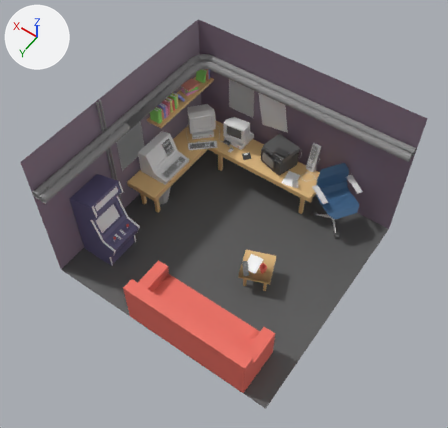
The Blender file demos/inky-panel/src/assets/hacker_room.blend as it was, and as the next commit left it.
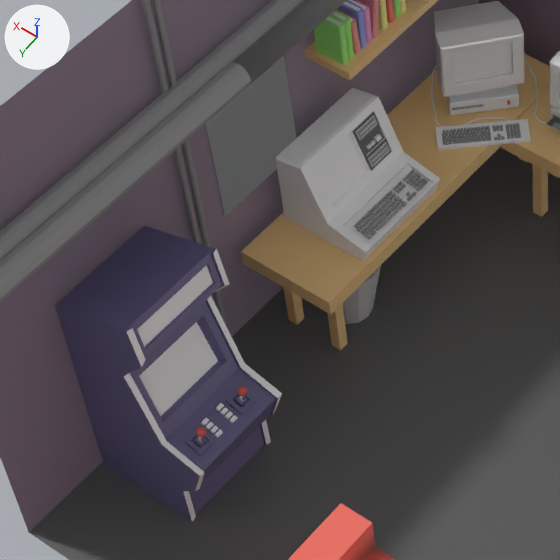
Old and new are each drawn whole from a 50 mm lens placed at (-3.61, 5.24, 8.6), pointed at (-0.17, 0.43, 1.04) and again close up on the part from 12% to 51% of the width and 24% to 65% of the height. Lighting does not change. The marker at upper left points along +X, +Y and +Z.

Names of what the first close-up shows: 'Arcade.001', 'Books_Plane.001', 'Ceiling.001', 'Ceiling.002', 'Computer.Old.001', 'Computer.Old.Button.001', 'Computer.Old.Screen.001', 'Couch.001', 'Keyboard.001', 'Monitor2.001', 'Poster.003', 'Room.Wall.001', 'Table1_Plane', 'Table2_Plane.009'.
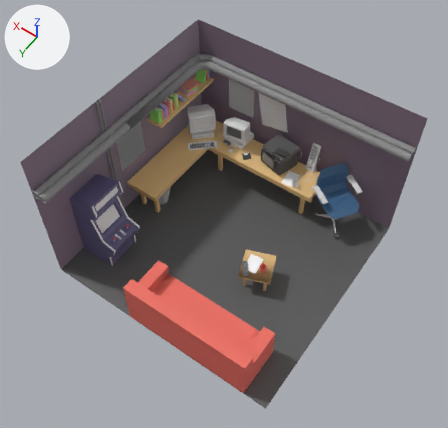
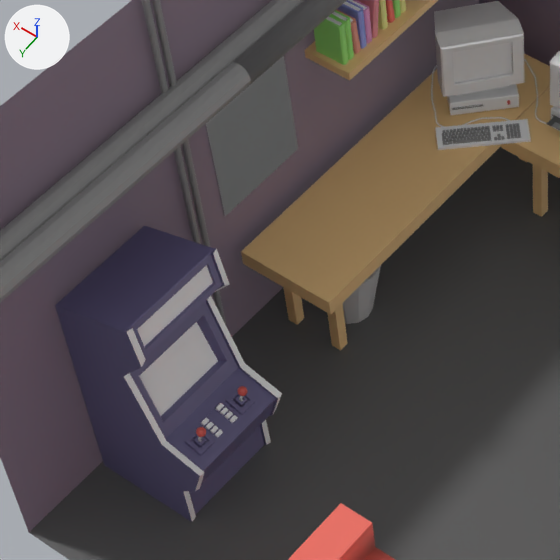
Where the change shows, as pixel boxes (x1, y1, x2, y2) in the close-ups (560 x 560 px):
'Computer.Old.001', deleted
    before: (276, 88, 440, 261)
    faces in mat_material_022 (white #e7e7e7): (276, 88, 440, 261)
    faces in mat_material_004 (grey #939393): (354, 169, 429, 240)
    faces in mat_material_005 (dark grey #595959): (352, 111, 392, 171)
    faces in mat_material_015 (grey #8c8c8c): (357, 116, 390, 167)
'Computer.Old.Screen.001', deleted
    before: (313, 135, 366, 204)
'Computer.Old.Button.001', deleted
    before: (374, 134, 382, 142)

What changed in the scene script:
```text
Remove ob_computer_old_001:
    ob_computer_old_001 = bpy.data.objects.new('Computer.Old.001', me_plane_016_plane_147)
    ob_computer_old_001.location = (0.0, 0.0, 1.019)
    ob_computer_old_001.rotation_euler = (1.571, 0.0, 0.0)  # degrees (90, 0, 0)
    ob_computer_old_001.scale = (0.5, 0.5, 0.5)
Remove ob_computer_old_button_001:
    ob_computer_old_button_001 = bpy.data.objects.new('Computer.Old.Button.001', me_cube_012_cube_014)
    ob_computer_old_button_001.location = (0.0, 0.0, 1.019)
    ob_computer_old_button_001.rotation_euler = (1.571, 0.0, 0.0)  # degrees (90, 0, 0)
    ob_computer_old_button_001.scale = (0.5, 0.5, 0.5)
Remove ob_computer_old_screen_001:
    ob_computer_old_screen_001 = bpy.data.objects.new('Computer.Old.Screen.001', me_plane_042_plane_029)
    ob_computer_old_screen_001.location = (0.0, 0.0, 1.019)
    ob_computer_old_screen_001.rotation_euler = (1.571, 0.0, 0.0)  # degrees (90, 0, 0)
    ob_computer_old_screen_001.scale = (0.5, 0.5, 0.5)
```
